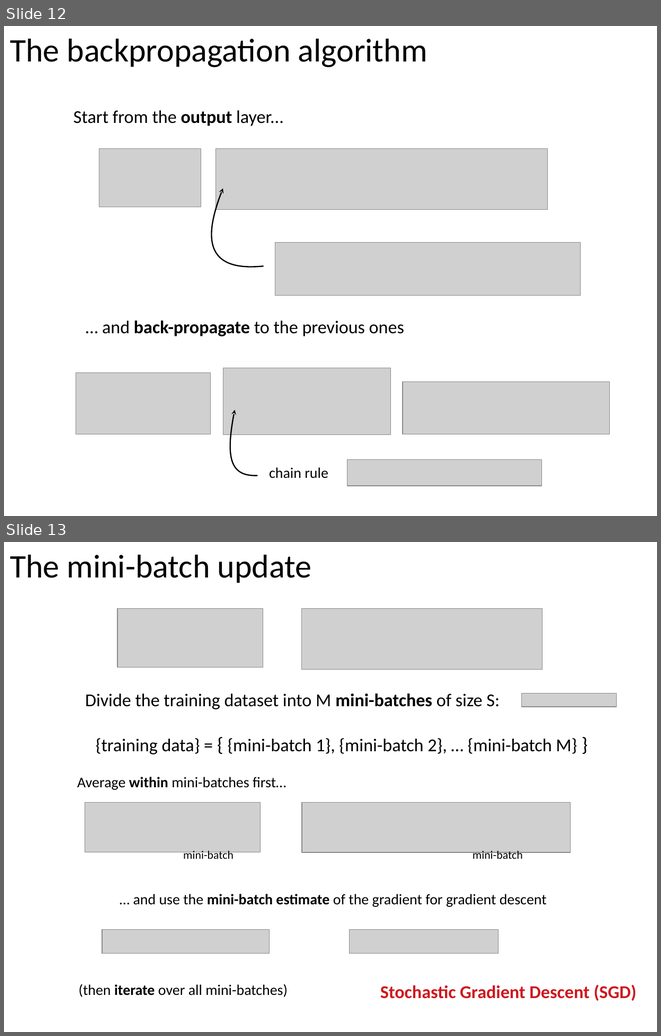
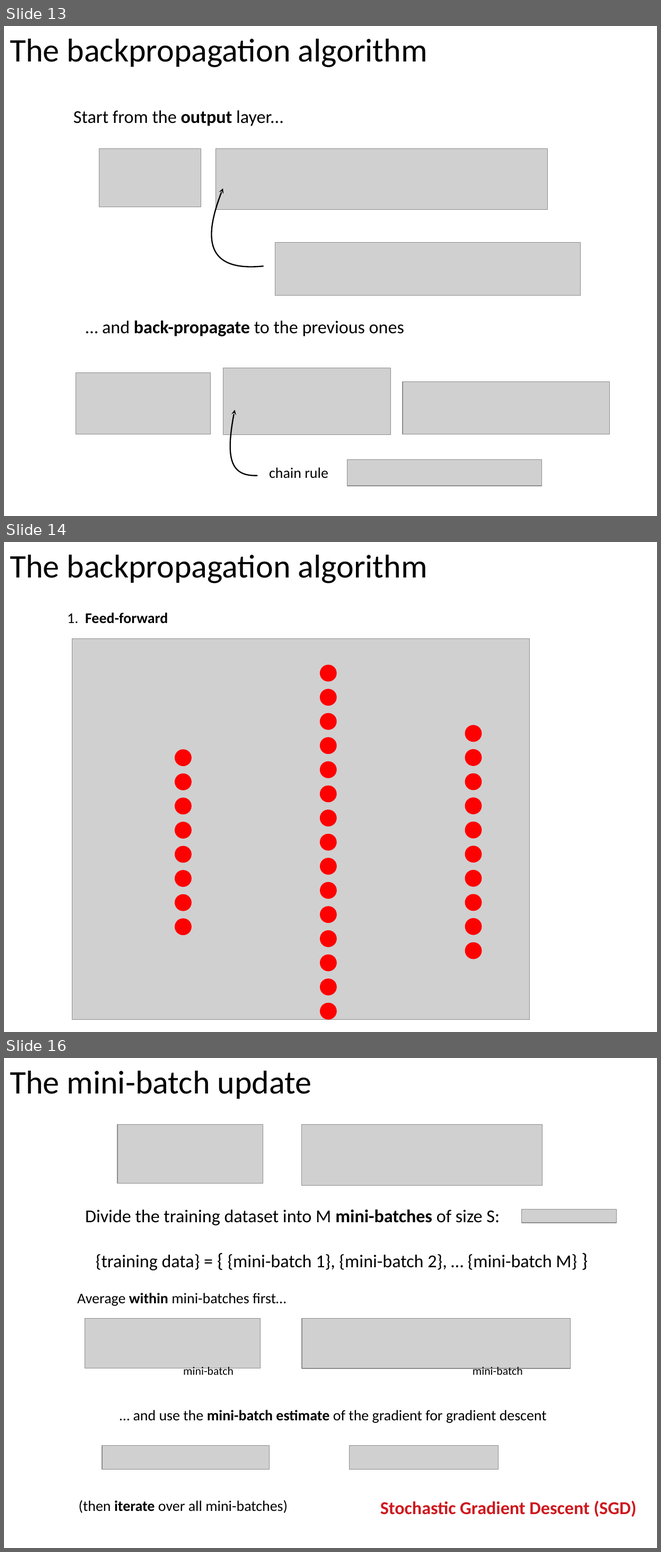
Before and after one commit to ansuini/Winter_School_QLS_2018, a slide deck: Lecture1/slides/Alberto_DeepLearning.odp. Shown one above the other, each under a label of ours: slides 12 and 13 before the commit, slides 13, 14 and 16 after it; the slides between them are not shown. The pictures are 661x1036 and 661x1552 pixels, drawn with LibreOffice and Linux fonts; fonts in the diff are those of the drawing; grey boxes stand for pictures; background and template pictures are left out. Boxes give left, top, right and bottom in pixels: in the first picture for what was removed or moved away, otherwise in the second. Text is boxed around its words. In the diff, an @@ line names an element or a change of style, - is before the commit and + after.

```diff
--- a/Lecture1/slides/Alberto_DeepLearning.odp
+++ b/Lecture1/slides/Alberto_DeepLearning.odp
@@ slide 14 added at box(4, 542, 657, 1032), background #FFFFFF @@
@@ text added at box(10, 555, 427, 583), 40 pt, text #000000 @@
+The backpropagation algorithm
@@ text added at box(67, 612, 168, 624), 18 pt, text #000000, bold @@
+1. Feed-forward
@@ picture added at box(72, 638, 530, 1020) @@
@@ group added at box(175, 750, 191, 934): 8 ellipses @@
@@ group added at box(466, 726, 481, 959): 10 ellipses @@
@@ group added at box(320, 665, 336, 1019): 15 ellipses @@
@@ what was slide 12 is now slide 13 @@
@@ what was slide 13 is now slide 16 @@
```
Also in this commit, not shown: 2 other slides added, 2 other files.
